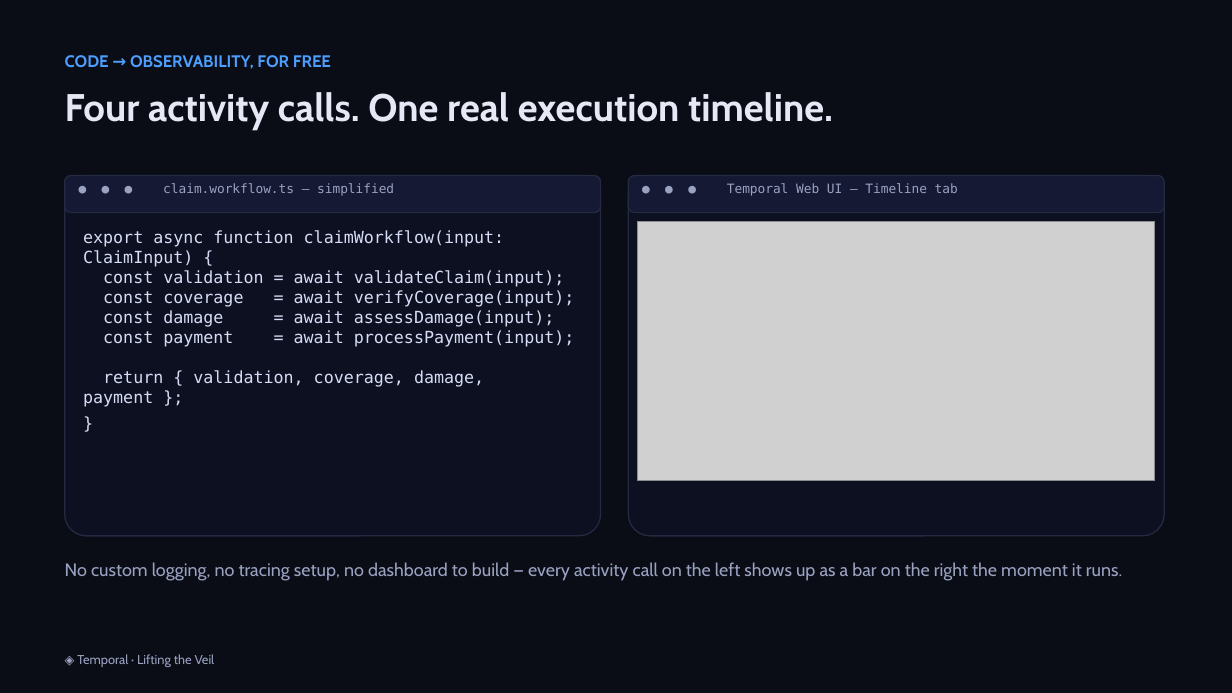
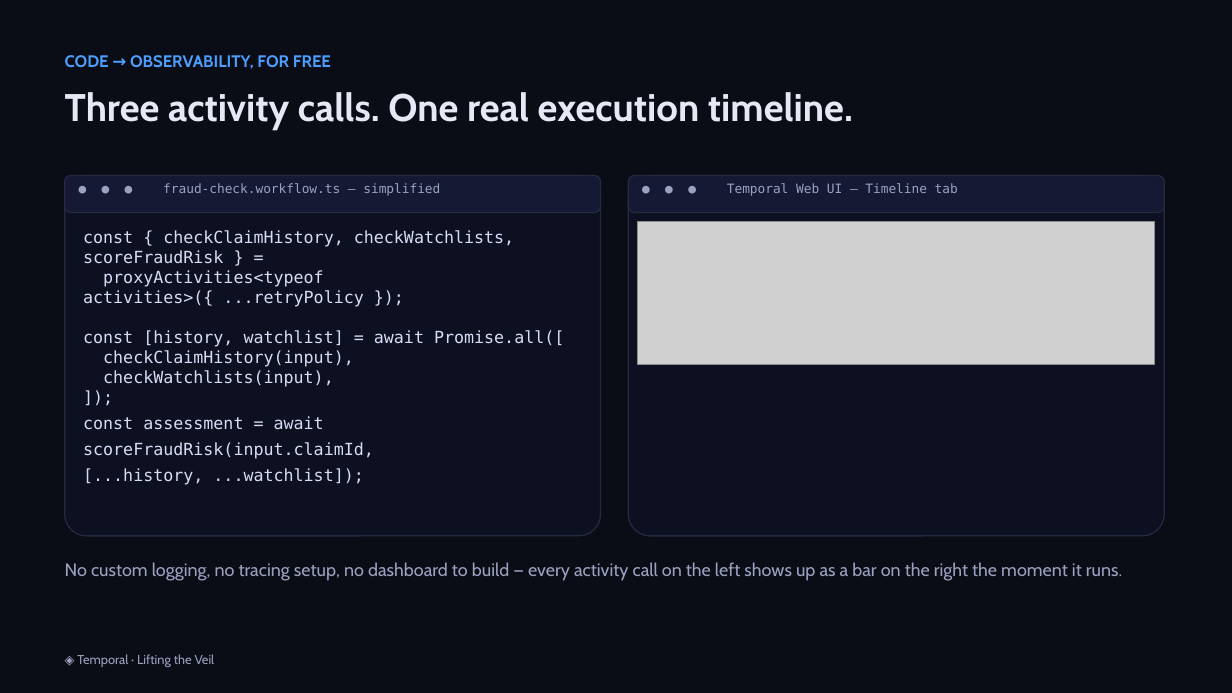
Before and after one commit to simy307/temporal-claims-demo, a slide deck: slide 15 of presentation/Lifting-the-Veil-Temporal-Talk.pptx. Drawn at 1232x693 pixels with LibreOffice and Linux fonts; fonts in the diff are those of the drawing; grey boxes stand for pictures. Boxes give left, top, right and bottom in pixels: in the first picture for what was removed or moved away, otherwise in the second. Text is boxed around its words. In the diff, an @@ line names an element or a change of style, - is before the commit and + after.

```diff
--- a/presentation/Lifting-the-Veil-Temporal-Talk.pptx
+++ b/presentation/Lifting-the-Veil-Temporal-Talk.pptx
@@ text at [65, 92, 853, 130]: text changed @@
-Four activity calls. One real execution timeline.
+Three activity calls. One real execution timeline.
@@ text at [163, 183, 440, 196]: text changed @@
-● ● ● claim.workflow.ts — simplified
+● ● ● fraud-check.workflow.ts — simplified
@@ text at [83, 230, 564, 485]: text changed @@
-export async function claimWorkflow(input: ClaimInput) {
-const validation = await validateClaim(input);
-const coverage = await verifyCoverage(input);
-const damage = await assessDamage(input);
-const payment = await processPayment(input);
-return { validation, coverage, damage, payment };
-}
+const { checkClaimHistory, checkWatchlists, scoreFraudRisk } =
+proxyActivities<typeof activities>({ ...retryPolicy });
+const [history, watchlist] = await Promise.all([
+checkClaimHistory(input),
+checkWatchlists(input),
+]);
+const assessment = await scoreFraudRisk(input.claimId, [...history, ...watchlist]);
@@ picture: place and size @@
-picture at [638, 222, 1155, 481]
+picture at [638, 222, 1155, 364]
```
Also in this commit, not shown: 5 other files.
